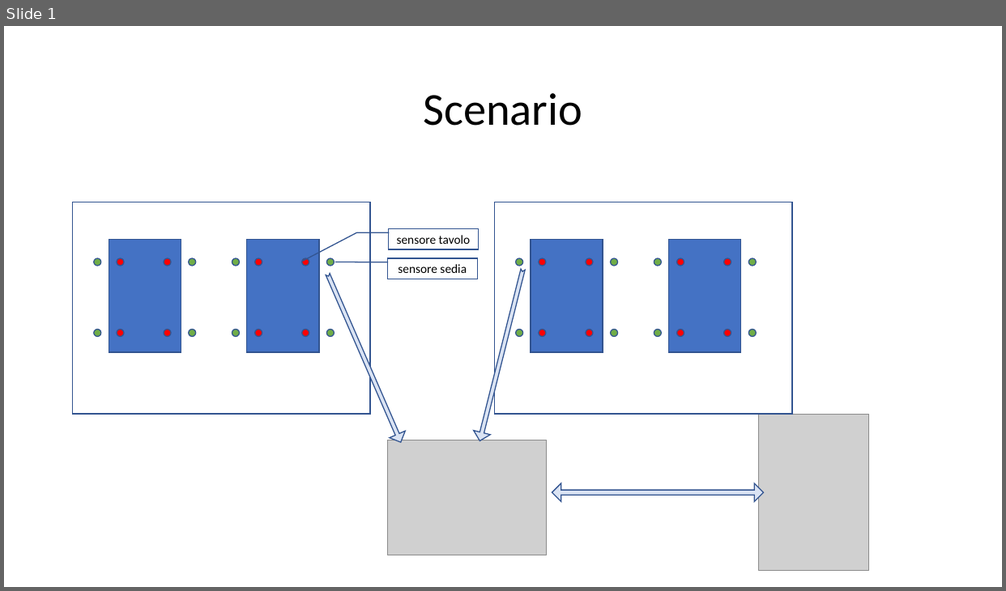
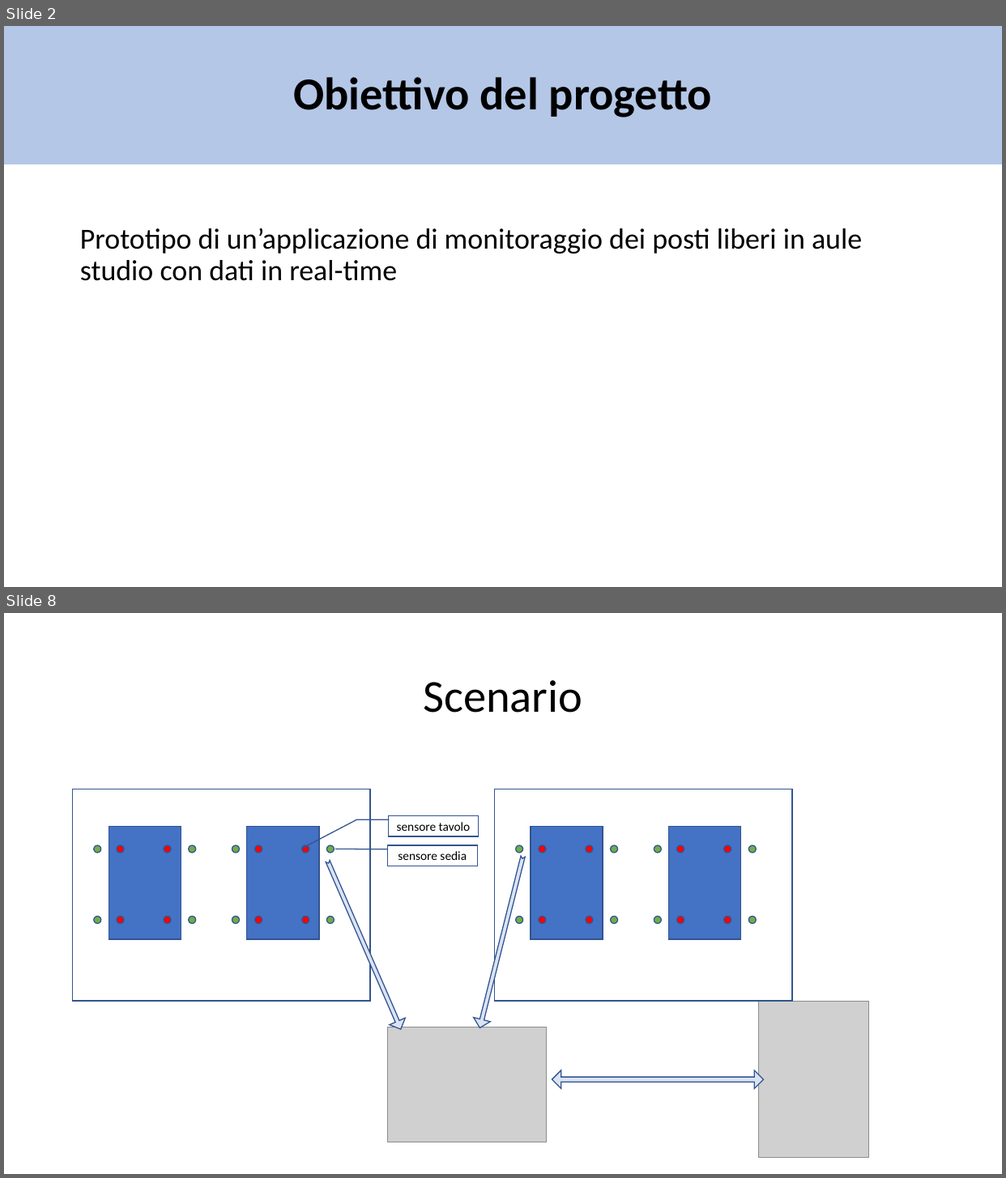
Before and after one commit to matte21/CalcM, a slide deck: ontologia.pptx. Shown one above the other, each under a label of ours: slide 1 before the commit, slides 2 and 8 after it; the slides between them are not shown. The pictures are 1006x591 and 1006x1178 pixels, drawn with LibreOffice and Linux fonts; fonts in the diff are those of the drawing; grey boxes stand for pictures. Boxes give left, top, right and bottom in pixels: in the first picture for what was removed or moved away, otherwise in the second. Text is boxed around its words. In the diff, an @@ line names an element or a change of style, - is before the commit and + after.

```diff
--- a/ontologia.pptx
+++ b/ontologia.pptx
@@ slide 2 added at (x1=4, y1=26, x2=1002, y2=587), background #FFFFFF @@
@@ title added at (x1=4, y1=26, x2=1002, y2=165), fill #B4C7E7, 44 pt, text #000000, bold @@
+Obiettivo del progetto
@@ text added at (x1=80, y1=228, x2=862, y2=281), 28 pt, text #000000 @@
+Prototipo di un’applicazione di monitoraggio dei posti liberi in aule studio con dati in real-time
@@ what was slide 1 is now slide 8 @@
```
Also in this commit, not shown: 1 slide changed, 6 other slides added, 1 other file.
